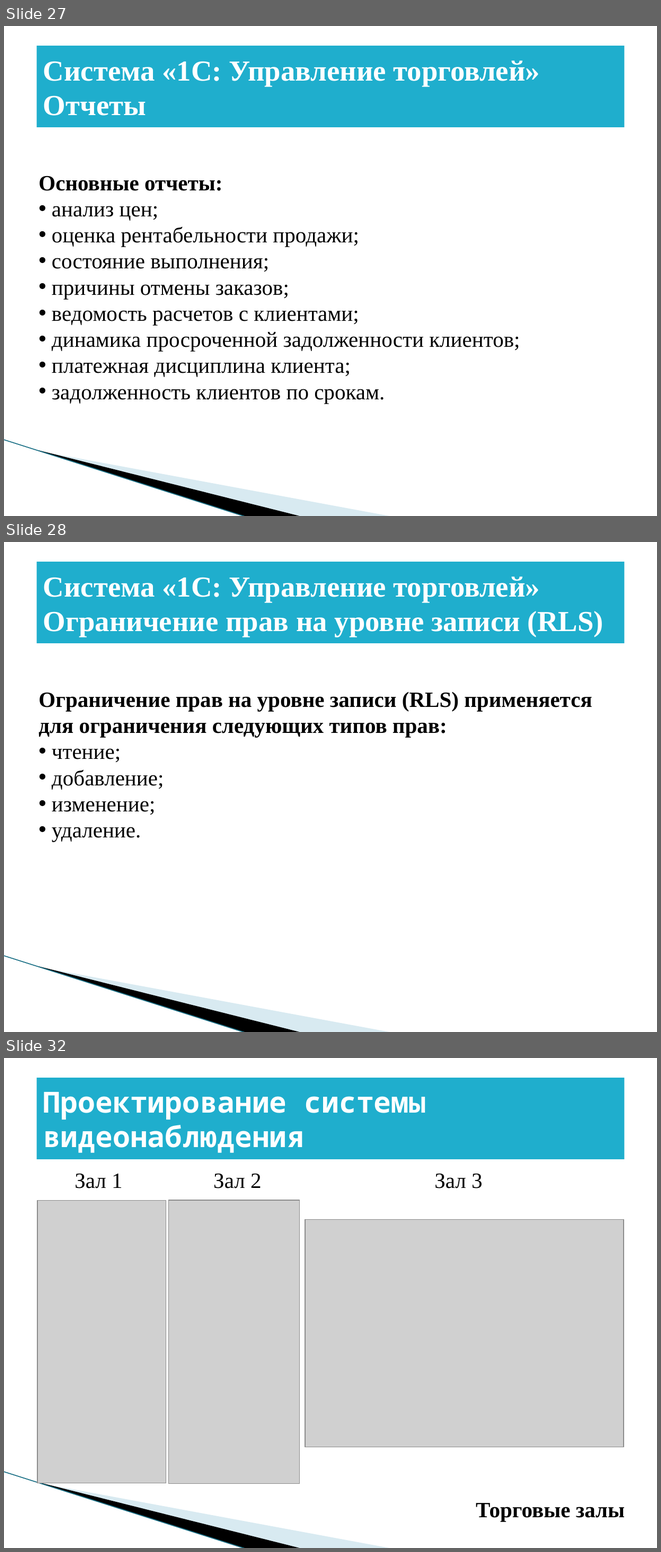
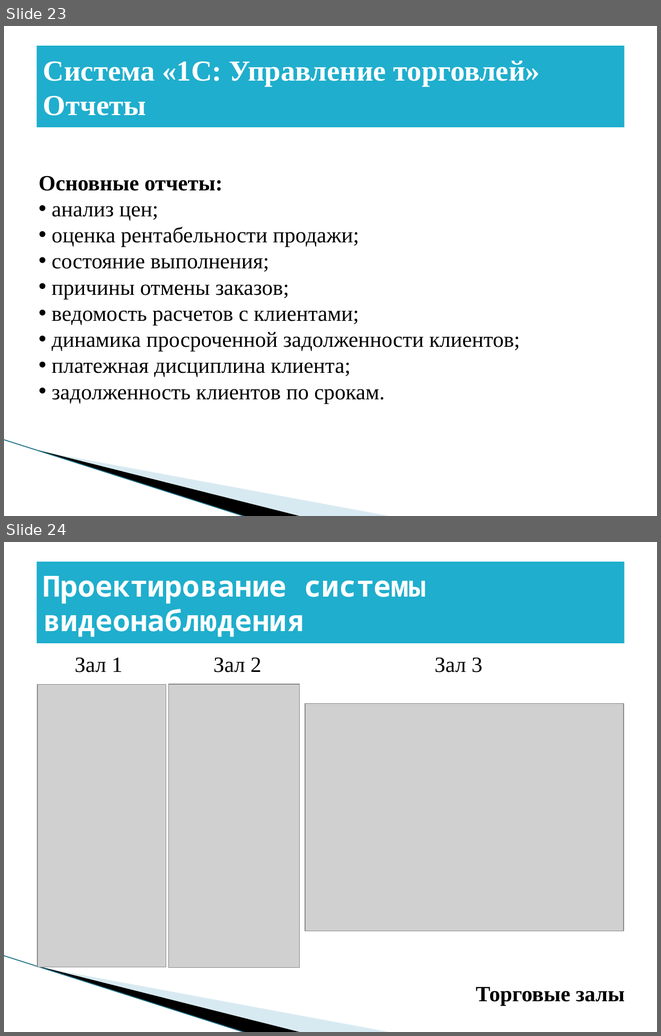
Before and after one commit to BadMax-Kirov/VKR, a slide deck: Выпускная квалификационная работа.pptx. Shown one above the other, each under a label of ours: slides 27, 28 and 32 before the commit, slides 23 and 24 after it; the slides between them are not shown. The pictures are 661x1552 and 661x1036 pixels, drawn with LibreOffice and Linux fonts; fonts in the diff are those of the drawing; grey boxes stand for pictures; background and template pictures are left out. Boxes give left, top, right and bottom in pixels: in the first picture for what was removed or moved away, otherwise in the second. Text is boxed around its words. In the diff, an @@ line names an element or a change of style, - is before the commit and + after.

```diff
--- a/Выпускная квалификационная работа.pptx
+++ b/Выпускная квалификационная работа.pptx
@@ slide 28 removed at (4, 542, 657, 1032), background #FFFFFF; not listed: 3 template elements that a slide beside it also shows @@
@@ title removed at (37, 562, 624, 643) @@
-Система «1C: Управление торговлей» Ограничение прав на уровне записи (RLS)
@@ text removed at (38, 691, 592, 841) @@
-Ограничение прав на уровне записи (RLS) применяется для ограничения следующих типов прав:
-• чтение;
-• добавление;
-• изменение;
-• удаление.
@@ what was slide 27 is now slide 23 @@
@@ what was slide 32 is now slide 24 @@
```
Also in this commit, not shown: 1 slide changed, 7 other slides removed, 1 other file.
